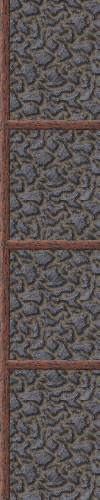
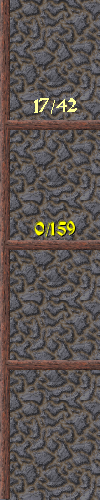
Layered file, before and after one edit (100x500). Changes by layer:
added layer "Pasted Layer" above "17/42" over [34, 220, 76, 239]
renamed "31/44" to "17/42", showed it, painted on it over [34, 98, 77, 114]
